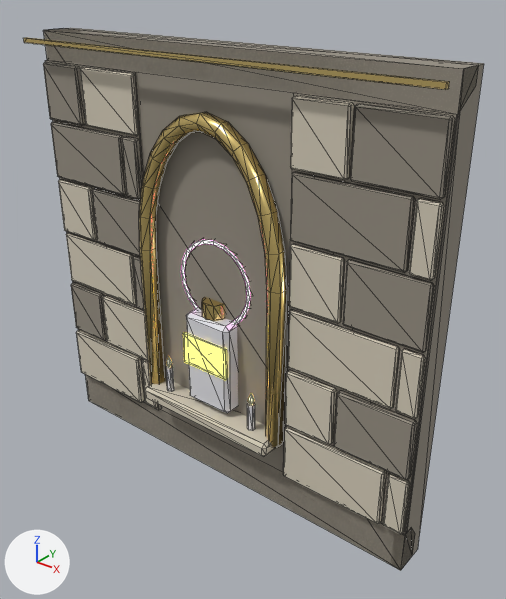
The glTF model maze3d/kits/basilica/models/wall_bb_niche.glb: old version first, new version second.
Rendered twice from a 50 mm lens placed at (3.71, -4.11, 4.57), pointed at (0.27, 0.19, 1.91). Arrows for +X, +Y and +Z are at lower left; the lights stay in place. The picture after the commit comes second. Mesh edges are drawn as thin lines. Vertices at exactly the same position are counted once.

The scene before the commit, as lines of its bpy script (objects in view):
```python
me_wall = bpy.data.meshes.new('wall')
me_wall.from_pydata(...)  # 939 vertices, 1720 faces; spans x -2.0..2.0, y -0.25..0.3, z 0.0..4.0
# faces by material slot: [476, 688, 224, 12, 84, 12, 200, 24]
me_wall.materials.append(mat_lime_dark)  # grey #958e81
me_wall.materials.append(mat_lime)  # pale yellow #d4cbb8
me_wall.materials.append(mat_gold)  # yellow #ffe290
me_wall.materials.append(mat_velvet)  # purple #813895
me_wall.materials.append(mat_product)  # white #f3f3f9
me_wall.materials.append(mat_logo_y)  # yellow #ffed59, glowing yellow #ffeb59
me_wall.materials.append(mat_halo)  # pink #ff95e1, glowing pink #ff95e1
me_wall.materials.append(mat_incense)  # orange #ffcb7c, glowing orange #ffc876
# before: 0 (-2.0, 0.0, 0.0) at pixel (88, 400), 264 (-2.0, 0.2, 0.0), 266 (-2.0, 0.1, 0.4), 267 (-2.0, 0.0, 0.4), 268 (2.0, 0.0, 0.0) at pixel (400, 570)
# before: 269 (2.0, 0.2, 0.0) at pixel (412, 555)
ob_wall_bb_niche = bpy.data.objects.new('wall_bb_niche', me_wall)
ob_wall_bb_niche.location = (0.0, 0.0, 0.0)
```
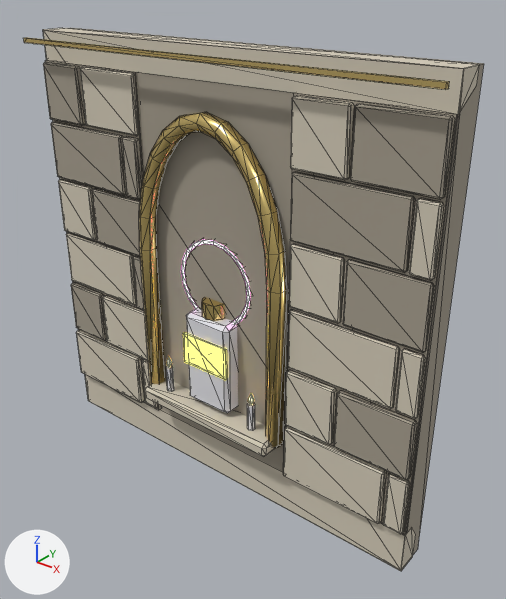
Pixel boxes [x1, y1, x2, y2] of what changed, in the pictures (506 x 599 px; the box of a moved part takes in the faces that stretch with it):
'wall_bb_niche', reshaped: before [24, 28, 484, 570]; after [24, 28, 484, 571]
part 1 of me_wall, moved or reshaped: before [86, 376, 398, 569]; after [85, 374, 400, 571]

What the commit changed:
me_wall is used by ob_wall_bb_niche; location (0.0, 0.0, 0.0).
Verts and faces of me_wall; kept vertices keep their numbers, new ones are numbered from 939.
me_wall had 939 vertices, 1720 faces and spanned x -2.0..2.0, y -0.25..0.3, z 0.0..4.0.
me_wall now has 940 vertices, 1720 faces and spans x -2.0..2.0, y -0.25..0.3, z 0.0..4.0.
Part 1, on me_wall:
Faces deleted: (0, 267, 266), (0, 266, 264), (0, 264, 269), (0, 269, 268), (0, 268, 267).
New vertex 939 is at (-2.0, 0.0, 0.0), pixel (88, 400).
New faces: (266, 939, 267), (264, 939, 266), (264, 269, 939), (268, 939, 269), (267, 939, 268) (mat_lime (pale yellow #d4cbb8)).
